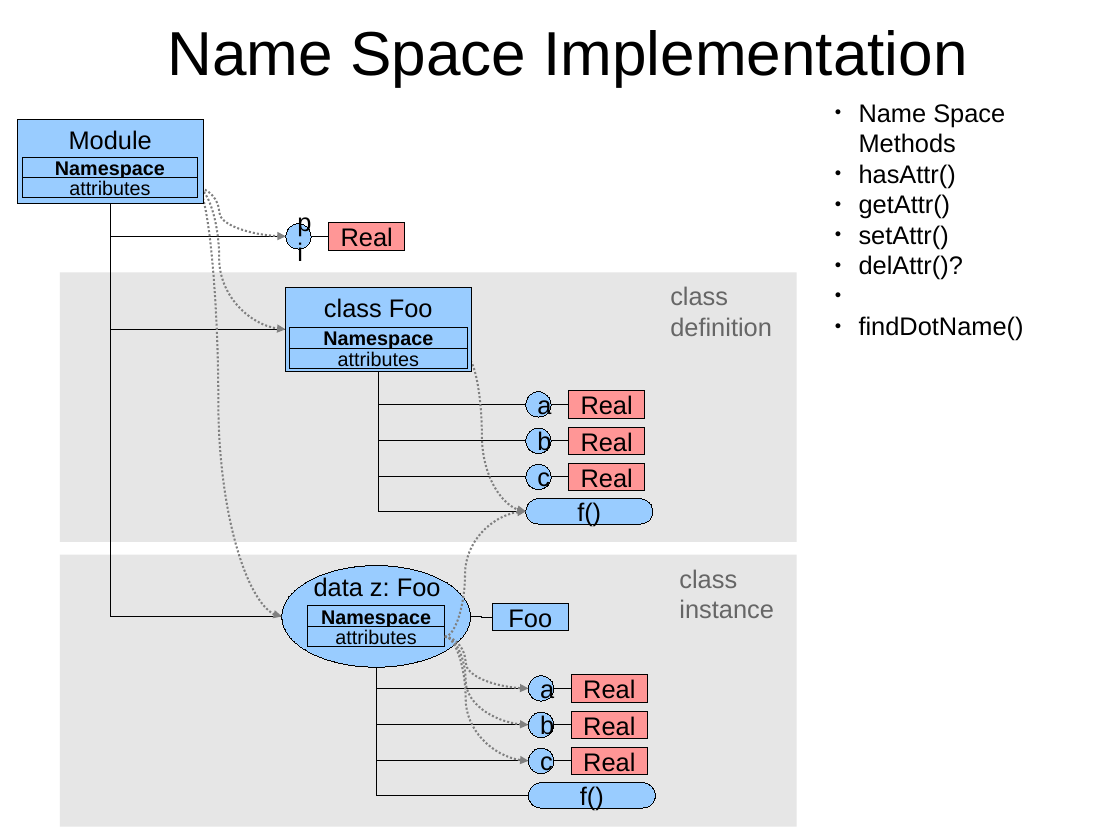
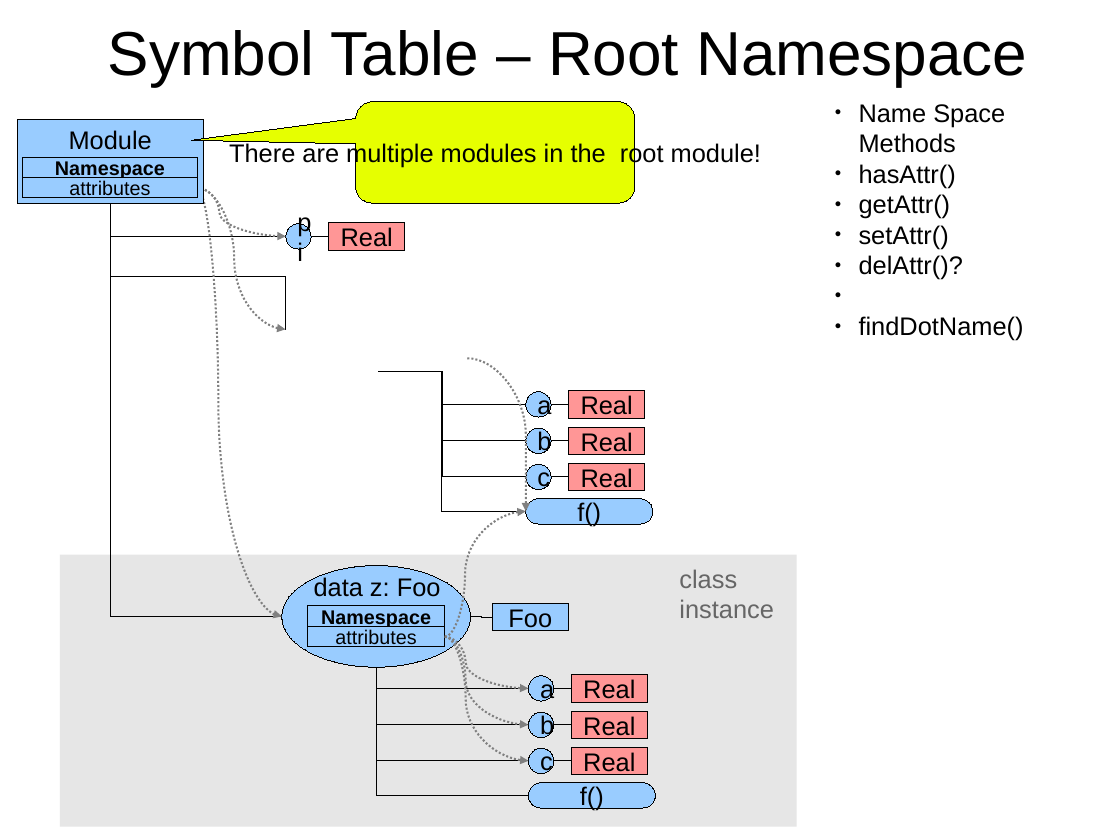
Before and after one commit to eike-welk/freeode, a slide deck: slide 7 of freeode_py/SIML Compiler Outline.odp. Drawn at 1120x840 pixels with LibreOffice and Linux fonts; fonts in the diff are those of the drawing. Boxes give left, top, right and bottom in pixels: in the first picture for what was removed or moved away, otherwise in the second. Text is boxed around its words. In the diff, an @@ line names an element or a change of style, - is before the commit and + after.

```diff
--- a/freeode_py/SIML Compiler Outline.odp
+++ b/freeode_py/SIML Compiler Outline.odp
@@ title at bbox=[108, 30, 1027, 86]: text changed @@
-Name Space Implementation
+Symbol Table – Root Namespace
@@ rounded speech box added at bbox=[356, 102, 635, 203], fill #E6FF00, outline #000000 0 pt, 18 pt, text #000000 @@
+There are multiple modules in the root module!
@@ elbow line (111, 203) - (286, 329): route changed @@
@@ curved arrow (197, 188) - (286, 329): route changed @@
@@ rectangle removed at bbox=[60, 272, 797, 542] @@
@@ rectangle removed at bbox=[286, 288, 472, 372] @@
@@ text removed at bbox=[324, 298, 433, 318] @@
-class Foo
@@ text removed at bbox=[670, 286, 772, 336] @@
-class
-definition
@@ rectangle removed at bbox=[290, 327, 468, 348] @@
-Namespace
@@ rectangle removed at bbox=[290, 349, 468, 369] @@
-attributes
@@ curved arrow (468, 359) - (526, 511): route changed @@
@@ elbow line (378, 371) - (526, 405): route changed @@
@@ elbow line (378, 371) - (526, 441): route changed @@
@@ elbow line (378, 371) - (526, 511): route changed @@
@@ elbow line (526, 477) - (378, 371): route changed @@
```
Also in this commit, not shown: 4 other slides changed, 3 slides added, 2 slides removed, 3 other files.
